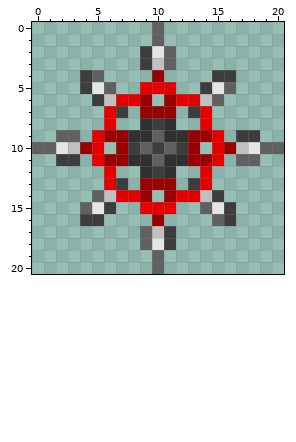
Two states of a pixel-art sprite, Projectiles/EternalFlames.png. That is the earlier state.
The file is 42x42 pixels, drawn in blocks of 2x2; one block is one cell here.
Once edited:
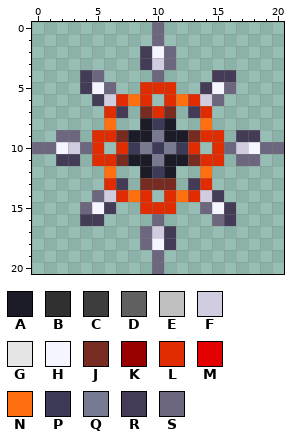
Palette (. is transparent): A #1c1c29  B #303030  C #3d3d3d  D #606060  E #c0c0c0  F #d2cce0  G #e5e5e5  H #f4f5ff  J #772b21  K #990000  L #e02c00  M #e50000  N #ff6f0f  P #3c3a56  Q #777a90  R #443c56  S #6d667f
The author wrote: Looks nicer
Changes in this commit:
Changed rows in their new state; - is an unchanged pixel.
first column x 0:
 0 ----------S----------
 1 ----------S----------
 2 ---------RHS---------
 3 ---------RFS---------
 4 ----RS----S----RR----
 5 ----RHS--LLL--RHS----
 6 -----RFLNL-LNLFS-----
 7 ------LR-JLJ-RL------
 8 ------N--APA--N------
 9 --SS-LLJAAQAAJLL-RR--
10 SSHFSL-LPQPQPL-LSFHSS
11 --RR-LLJAAQAAJLL-SS--
12 ------N--APA--N------
13 ------LR-JJJ-RL------
14 -----SFLNL-LNLFR-----
15 ----SHR--LLL--SHR----
16 ----RR----S----SR----
17 ---------SFR---------
18 ---------SHR---------
19 ----------S----------
20 ----------S----------
